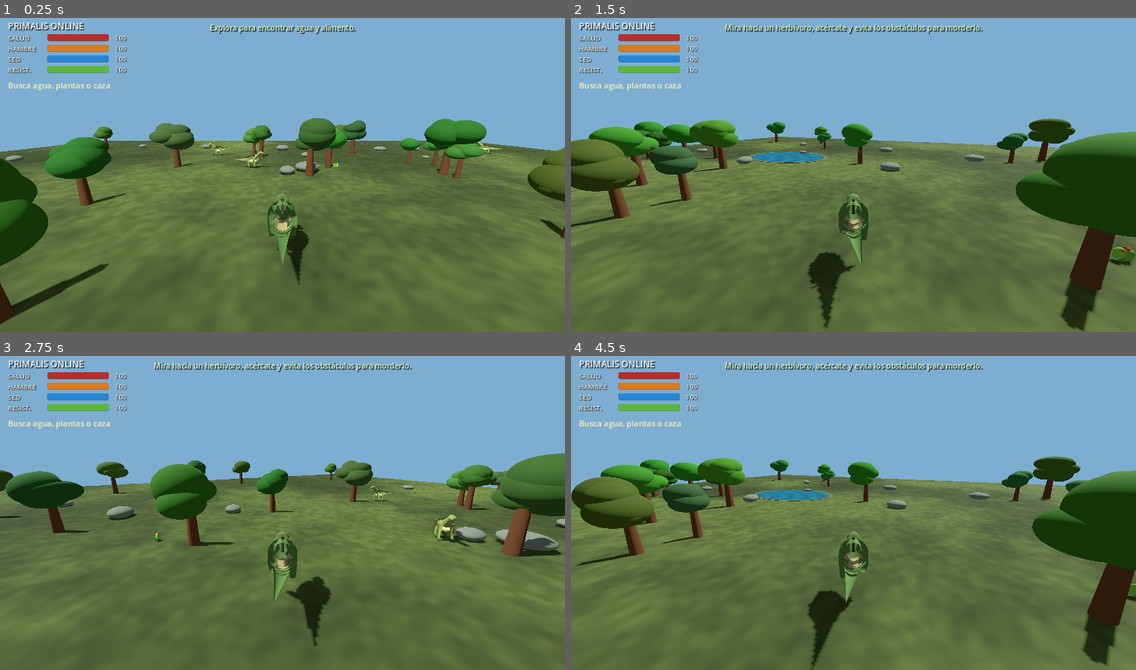
Above: before the commit, frames 1-4 (two rows, left to right).
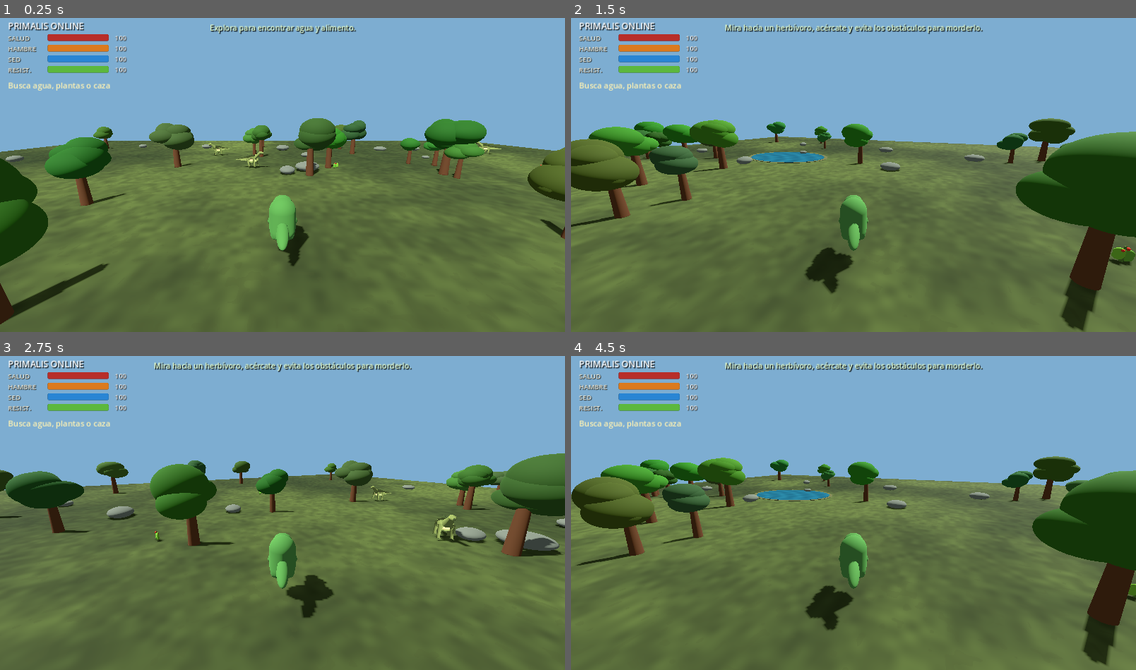
Above: after the commit, the same moments.

Repository: misael546/PrimalisOnline
Game: Godot game, scene res://scenes/main.tscn
The game is run twice, just before and just after one commit, with the same random seed, the same clock (stepped at 60 frames per second) and the same inputs.
Inputs (mouse positions are in pixels of both pictures, inside the frame that each line leads up to):
- Up to frame 1 (0.25 s): no input
- Up to frame 2 (1.5 s): tap Enter at 0.5 s; move the mouse to (977, 156) at 0.52 s; hold D (move_right) 0.53-1.25 s; tap E at 0.6 s; click (977, 156) at 0.67 s; tap Space at 0.77 s; drag from (740, 187) to (825, 237) at 1.27 s
- Up to frame 3 (2.75 s): move the mouse to (339, 440) at 2.02 s; hold D (move_right) from 2.03 s (still down); tap E at 2.1 s
- Up to frame 4 (4.5 s): release D (move_right) at 2.75 s; drag from (825, 575) to (684, 462) at 2.77 s; move the mouse to (1023, 560) at 3.52 s; hold A (move_left) 3.53-4.25 s; tap E at 3.6 s; tap Space at 3.77 s; drag from (684, 462) to (768, 431) at 4.27 s

The runs differ from the first frame. In frame 1, 0.8% of the frame differs, in the area x 47-55%, y 55-85%; in frame 2, 1.0%, in the area x 41-53%, y 55-99%; in frame 3, 0.9%; in frame 4, 1.0%.

Commit message:
refactor: require licensed animated T-Rex instead of procedural fallback

Diff:
--- a/scripts/player.gd
+++ b/scripts/player.gd
@@ -8,14 +8,7 @@
 @export var look_sensitivity: float = 0.006
 @onready var camera_pivot: Node3D = $CameraPivot
 var camera_dragging: bool = false
-var left_leg: MeshInstance3D
-var right_leg: MeshInstance3D
-var left_arm: MeshInstance3D
-var right_arm: MeshInstance3D
-var tail: MeshInstance3D
-var jaw: MeshInstance3D
 var dinosaur_parts: Node3D
-var animation_time: float = 0.0
 var attack_animation_remaining: float = 0.0
 var attack_animation_duration: float = 0.85
 @export var hunger_drain_per_second: float = 0.025
@@ -36,98 +29,23 @@
 	_build_dinosaur_model()
 
 
-# Procedural anatomy replaces the original primitive toy-like dinosaur meshes.
-# The segmented tapered mesh keeps an organic silhouette without external assets.
+# Player visuals come from the licensed animated T-Rex GLB; no procedural model fallback.
 func _build_dinosaur_model() -> void:
-	for part_name in ["Body", "Head", "Tail", "LeftLeg", "RightLeg", "Snout", "LeftArm", "RightArm"]:
-		var old_part := get_node_or_null(part_name)
-		if old_part != null:
-			old_part.queue_free()
 	dinosaur_parts = Node3D.new()
 	dinosaur_parts.name = "DinosaurModel"
 	add_child(dinosaur_parts)
-	# Prefer the rigged CC0 model when present; keep the procedural dinosaur as a dependable fallback.
-	imported_model_info = PrimalisDinoAssetLoader.attach_model(dinosaur_parts, "res://assets/dinos/Trex.glb", 1.8, PI, -0.62)
-	if not imported_model_info.is_empty():
-		imported_model_active = true
-		PrimalisDinoAssetLoader.set_segment(imported_model_info, "idle", 0.0)
+	imported_model_info = PrimalisDinoAssetLoader.attach_model(
+		dinosaur_parts,
+		"res://assets/dinos/Trex.glb",
+		2.1,
+		PI,
+		-0.62
+	)
+	if imported_model_info.is_empty():
+		push_error("Primalis Online cannot start: the licensed T-Rex GLB failed to load.")
 		return
-	var hide_mat := _dino_material(Color(0.24, 0.34, 0.16))
-	var belly_mat := _dino_material(Color(0.48, 0.43, 0.29))
-	var dark_mat := _dino_material(Color(0.13, 0.18, 0.10))
-	_add_dino_mesh("Torso", _tube_z([Vector3(0,0,-0.66),Vector3(0,0.02,-0.42),Vector3(0,0.02,-0.12),Vector3(0,0,0.22),Vector3(0,0,0.52),Vector3(0,0,0.72)], [Vector2(0.12,0.14),Vector2(0.34,0.35),Vector2(0.48,0.43),Vector2(0.46,0.40),Vector2(0.30,0.29),Vector2(0.12,0.13)], 14), Vector3(0,0.68,0), hide_mat)
-	_add_dino_mesh("Belly", _tube_z([Vector3(0,0,-0.38),Vector3(0,0,-0.12),Vector3(0,0,0.18),Vector3(0,0,0.38)], [Vector2(0.20,0.15),Vector2(0.31,0.16),Vector2(0.29,0.15),Vector2(0.18,0.12)], 12), Vector3(0,0.49,0), belly_mat)
-	_add_dino_mesh("Neck", _tube_z([Vector3(0,0,0.22),Vector3(0,0,-0.02),Vector3(0,0,-0.29),Vector3(0,0,-0.50)], [Vector2(0.27,0.27),Vector2(0.25,0.25),Vector2(0.20,0.20),Vector2(0.16,0.16)], 12), Vector3(0,0.88,0), hide_mat)
-	_add_dino_mesh("Skull", _tube_z([Vector3(0,0,0.02),Vector3(0,0,-0.12),Vector3(0,0,-0.32),Vector3(0,0,-0.48)], [Vector2(0.19,0.17),Vector2(0.22,0.18),Vector2(0.17,0.13),Vector2(0.11,0.09)], 12), Vector3(0,1.02,-0.43), hide_mat)
-	jaw = _add_dino_mesh("Jaw", _tube_z([Vector3(0,0,0.02),Vector3(0,0,-0.13),Vector3(0,0,-0.29)], [Vector2(0.13,0.065),Vector2(0.12,0.055),Vector2(0.07,0.04)], 10), Vector3(0,0.91,-0.48), dark_mat)
-	tail = _add_dino_mesh("Tail", _tube_z([Vector3(0,0,0),Vector3(0,0,0.25),Vector3(0,0,0.52),Vector3(0,0,0.82),Vector3(0,0,1.12),Vector3(0,0,1.42),Vector3(0,0,1.64)], [Vector2(0.28,0.27),Vector2(0.24,0.23),Vector2(0.18,0.18),Vector2(0.13,0.13),Vector2(0.085,0.085),Vector2(0.04,0.04),Vector2(0.008,0.01)], 12), Vector3(0,0.57,0.48), hide_mat)
-	left_leg = _add_limb("LeftLeg", Vector3(-0.30,0.46,0.20), -1.0, hide_mat)
-	right_leg = _add_limb("RightLeg", Vector3(0.30,0.46,0.20), 1.0, hide_mat)
-	left_arm = _add_dino_mesh("LeftArm", _tube_y([Vector3(0,0.12,0),Vector3(-0.02,-0.05,-0.02),Vector3(-0.04,-0.18,-0.10)], [Vector2(0.095,0.09),Vector2(0.075,0.07),Vector2(0.045,0.045)], 8), Vector3(-0.29,0.77,-0.27), hide_mat)
-	right_arm = _add_dino_mesh("RightArm", _tube_y([Vector3(0,0.12,0),Vector3(0.02,-0.05,-0.02),Vector3(0.04,-0.18,-0.10)], [Vector2(0.095,0.09),Vector2(0.075,0.07),Vector2(0.045,0.045)], 8), Vector3(0.29,0.77,-0.27), hide_mat)
-	# Small ridges and eyes break up the silhouette without oversized spherical parts.
-	for i in range(6):
-		var z := -0.20 + float(i) * 0.16
-		_add_dino_mesh("DorsalRidge%d" % i, _tube_y([Vector3(0,0.0,0),Vector3(0,0.07,0),Vector3(0,0.12,0.015)], [Vector2(0.055,0.045),Vector2(0.035,0.03),Vector2(0.002,0.002)], 6), Vector3(0,1.05,z), dark_mat)
-	for side in [-1.0, 1.0]:
-		var eye := _add_dino_mesh("Eye", _tube_z([Vector3(0,0,0),Vector3(0,0,-0.025)], [Vector2(0.035,0.035),Vector2(0.025,0.025)], 8), Vector3(side*0.17,1.075,-0.55), _dino_material(Color(0.92,0.72,0.22)))
-		_add_dino_mesh("Nostril", _tube_z([Vector3(0,0,0),Vector3(0,0,-0.018)], [Vector2(0.018,0.018),Vector2(0.01,0.01)], 6), Vector3(side*0.075,1.01,-0.89), dark_mat)
-
-func _add_limb(part_name: String, at: Vector3, side: float, material: Material) -> MeshInstance3D:
-	var pivot := Node3D.new()
-	pivot.name = part_name + "Pivot"
-	pivot.position = at
-	dinosaur_parts.add_child(pivot)
-	var limb := MeshInstance3D.new()
-	limb.name = part_name
-	limb.mesh = _tube_y([Vector3(0,0.10,0),Vector3(0,-0.10,0.015),Vector3(side*0.015,-0.33,-0.015),Vector3(side*0.02,-0.48,-0.12),Vector3(side*0.02,-0.49,-0.24)], [Vector2(0.16,0.15),Vector2(0.145,0.13),Vector2(0.105,0.10),Vector2(0.075,0.07),Vector2(0.12,0.15)], 10)
-	limb.position = Vector3.ZERO
-	limb.material_override = material
-	pivot.add_child(limb)
-	return limb
-
-func _add_dino_mesh(part_name: String, mesh_data: ArrayMesh, at: Vector3, material: Material) -> MeshInstance3D:
-	var part := MeshInstance3D.new()
-	part.name = part_name
-	part.mesh = mesh_data
-	part.position = at
-	part.material_override = material
-	dinosaur_parts.add_child(part)
-	return part
-
-func _dino_material(color: Color) -> StandardMaterial3D:
-	var material := StandardMaterial3D.new()
-	material.albedo_color = color
-	material.roughness = 0.86
-	material.metallic = 0.0
-	return material
-
-func _tube_z(points: Array, radii: Array, sides: int) -> ArrayMesh:
-	return _tube_mesh(points, radii, sides, true)
-
-func _tube_y(points: Array, radii: Array, sides: int) -> ArrayMesh:
-	return _tube_mesh(points, radii, sides, false)
-
-func _tube_mesh(points: Array, radii: Array, sides: int, along_z: bool) -> ArrayMesh:
-	var st := SurfaceTool.new()
-	st.begin(Mesh.PRIMITIVE_TRIANGLES)
-	for ring in range(points.size() - 1):
-		for j in range(sides):
-			var a0 := TAU * float(j) / float(sides)
-			var a1 := TAU * float(j + 1) / float(sides)
-			var p00 := _ring_point(points[ring], radii[ring], a0, along_z)
-			var p01 := _ring_point(points[ring], radii[ring], a1, along_z)
-			var p10 := _ring_point(points[ring+1], radii[ring+1], a0, along_z)
-			var p11 := _ring_point(points[ring+1], radii[ring+1], a1, along_z)
-			st.add_vertex(p00); st.add_vertex(p11); st.add_vertex(p10)
-			st.add_vertex(p00); st.add_vertex(p01); st.add_vertex(p11)
-	st.generate_normals()
-	return st.commit()
-
-func _ring_point(center: Vector3, radius: Vector2, angle: float, along_z: bool) -> Vector3:
-	if along_z:
-		return center + Vector3(cos(angle) * radius.x, sin(angle) * radius.y, 0)
-	return center + Vector3(cos(angle) * radius.x, 0, sin(angle) * radius.y)
+	imported_model_active = true
+	PrimalisDinoAssetLoader.set_segment(imported_model_info, "idle", 0.0)
 
 var mobile_actions: Dictionary = {}
 var health: float = 100.0
@@ -224,7 +142,7 @@
 	_update_dino_animation(delta, move_dir.length_squared() > 0.001)
 
 func _respawn_player() -> void:
-	global_position = Vector3(0.0, 1.0, 0.0)
+	global_position = Vector3(0.0, 0.72, 0.0)
 	velocity = Vector3.ZERO
 	health = 100.0
 	hunger = 65.0
@@ -238,44 +156,20 @@
 	status_message = "Reapareciste. Busca agua y plantas para sobrevivir."
 
 func play_attack_animation() -> void:
+	if not imported_model_active:
+		return
 	attack_animation_remaining = attack_animation_duration
 	imported_animation_clock = 0.0
-	if imported_model_active:
-		PrimalisDinoAssetLoader.set_segment(imported_model_info, "attack", 0.0)
-	elif is_instance_valid(jaw):
-		jaw.rotation.x = 0.0
+	PrimalisDinoAssetLoader.set_segment(imported_model_info, "attack", 0.0)
 
 
 func _update_dino_animation(delta: float, is_moving: bool) -> void:
-	# Let the bite complete before idle/walk animation takes over.
+	if not imported_model_active:
+		return
 	if attack_animation_remaining > 0.0:
 		attack_animation_remaining = maxf(0.0, attack_animation_remaining - delta)
 		var attack_elapsed := attack_animation_duration - attack_animation_remaining
-		if imported_model_active:
-			PrimalisDinoAssetLoader.set_segment(imported_model_info, "attack", attack_elapsed)
-		elif is_instance_valid(jaw):
-			var bite_phase := clampf(attack_elapsed / attack_animation_duration, 0.0, 1.0)
-			jaw.rotation.x = -0.78 * sin(bite_phase * PI)
+		PrimalisDinoAssetLoader.set_segment(imported_model_info, "attack", attack_elapsed)
 		return
-
-	if imported_model_active:
-		imported_animation_clock += delta * (1.0 if is_moving else 0.65)
-		PrimalisDinoAssetLoader.set_segment(imported_model_info, "walk" if is_moving else "idle", imported_animation_clock)
-		return
-
-	if is_moving:
-		animation_time += delta * 9.0
-		var stride := sin(animation_time) * 0.42
-		left_leg.rotation.x = stride
-		right_leg.rotation.x = -stride
-		left_arm.rotation.x = 0.2 - stride * 0.45
-		right_arm.rotation.x = 0.2 + stride * 0.45
-		tail.rotation.y = sin(animation_time * 0.5) * 0.12
-	else:
-		left_leg.rotation.x = move_toward(left_leg.rotation.x, 0.0, delta * 3.0)
-		right_leg.rotation.x = move_toward(right_leg.rotation.x, 0.0, delta * 3.0)
-		left_arm.rotation.x = move_toward(left_arm.rotation.x, 0.2, delta * 3.0)
-		right_arm.rotation.x = move_toward(right_arm.rotation.x, 0.2, delta * 3.0)
-		tail.rotation.y = move_toward(tail.rotation.y, 0.0, delta * 0.5)
-	if is_instance_valid(jaw):
-		jaw.rotation.x = move_toward(jaw.rotation.x, 0.0, delta * 5.0)
+	imported_animation_clock += delta * (1.0 if is_moving else 0.65)
+	PrimalisDinoAssetLoader.set_segment(imported_model_info, "walk" if is_moving else "idle", imported_animation_clock)
